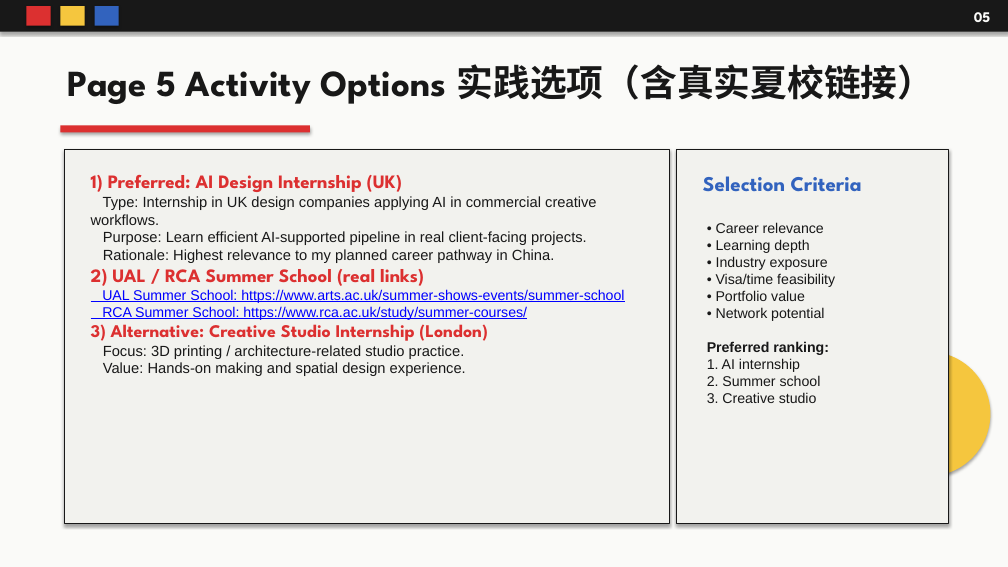
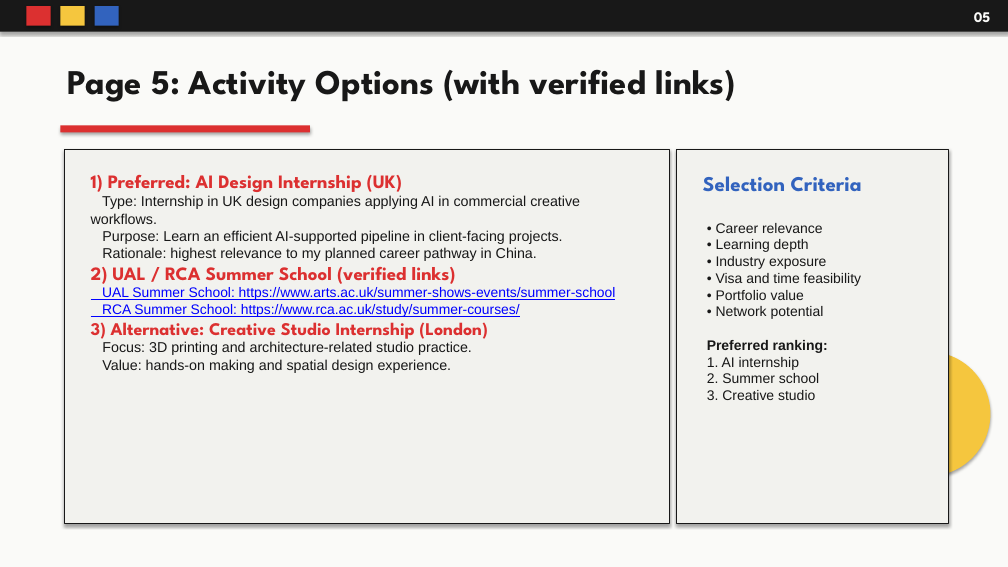
Before and after one commit to maotianyi12138-eng/-, a slide deck: slide 5 of Finding_Direction_Through_Exploration_Bauhaus.pptx. Drawn at 1008x567 pixels with LibreOffice and Linux fonts; fonts in the diff are those of the drawing. Boxes give left, top, right and bottom in pixels: in the first picture for what was removed or moved away, otherwise in the second. Text is boxed around its words. In the diff, an @@ line names an element or a change of style, - is before the commit and + after.

```diff
--- a/Finding_Direction_Through_Exploration_Bauhaus.pptx
+++ b/Finding_Direction_Through_Exploration_Bauhaus.pptx
@@ text at box(68, 69, 735, 102): text changed; size 35 to 33 pt @@
-Page 5 Activity Options 实践选项（含真实夏校链接）
+Page 5: Activity Options (with verified links)
@@ text at box(91, 195, 616, 317): size 14 to 13.6 pt in "Type: Internship in UK design companies applying ..."; size 13.5 to 13.2 pt in "UAL Summer School: https://www.arts.ac.uk/summer-shows-event ...", "RCA Summer School: https://www.rca.ac.uk/study/summer-course ..." @@
@@ text at box(102, 230, 563, 261): text changed; size 14 to 13.6 pt @@
-Purpose: Learn efficient AI-supported pipeline in real client-facing projects.
-Rationale: Highest relevance to my planned career pathway in China.
-2) UAL / RCA Summer School (real links)
+Purpose: Learn an efficient AI-supported pipeline in client-facing projects.
+Rationale: highest relevance to my planned career pathway in China.
+2) UAL / RCA Summer School (verified links)
@@ text at box(707, 223, 828, 400): size 13.5 to 13.3 pt in "• Career relevance", "• Learning depth", "• Industry exposure", "• Portfolio value" and 5 more places @@
@@ text at box(716, 273, 861, 286): text changed; size 13.5 to 13.3 pt @@
-• Visa/time feasibility
+• Visa and time feasibility
@@ text at box(102, 341, 472, 373): text changed; size 14 to 13.6 pt @@
-Focus: 3D printing / architecture-related studio practice.
-Value: Hands-on making and spatial design experience.
+Focus: 3D printing and architecture-related studio practice.
+Value: hands-on making and spatial design experience.
```
Also in this commit, not shown: 6 other slides changed.
